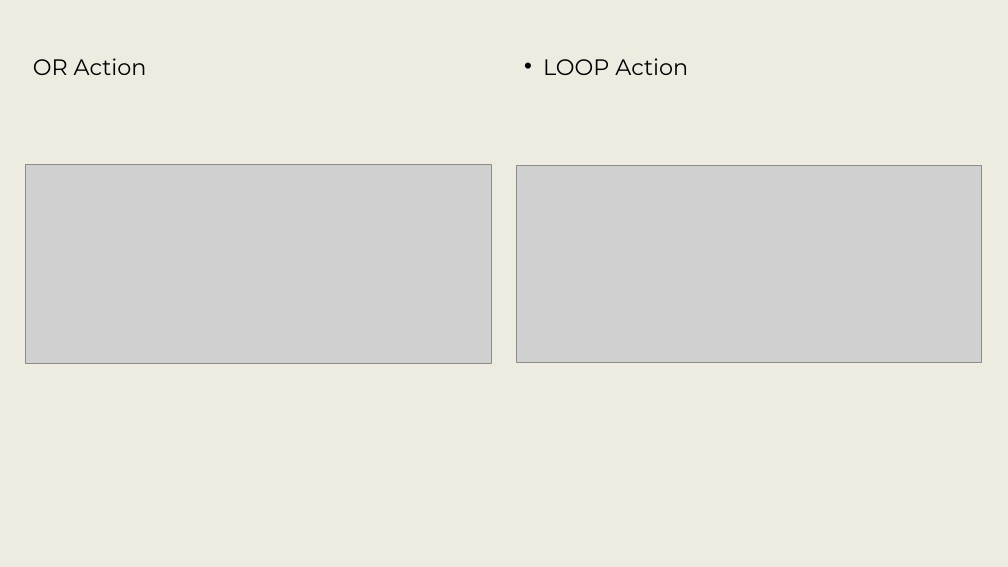
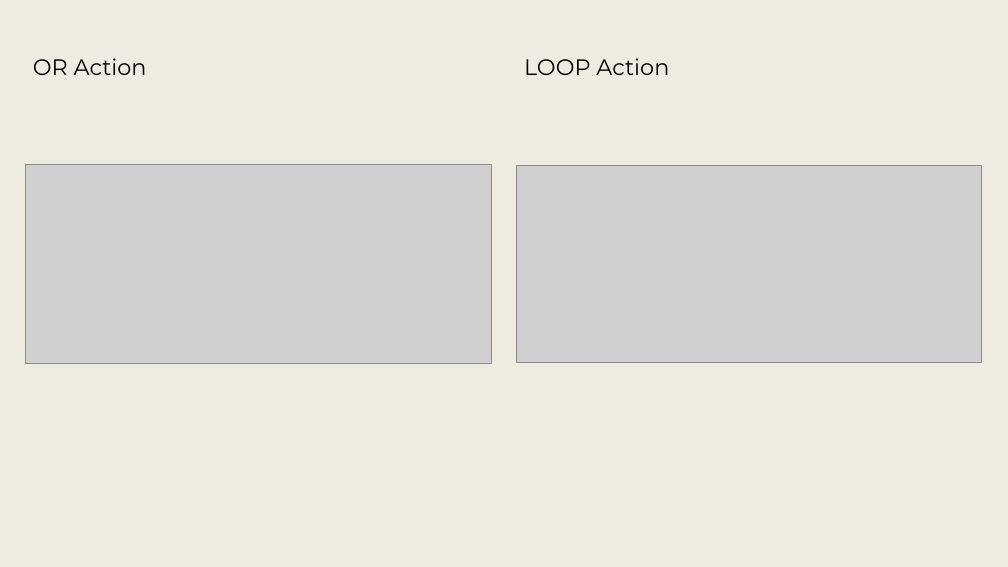
Before and after one commit to srudder16/Lifecycle_Modeling, a slide deck: slide 110 of 2025_WSRC/2026 WSRC Tutorial - 1.pptx (slide 114 before the commit). Drawn at 1008x567 pixels with LibreOffice and Linux fonts; fonts in the diff are those of the drawing; grey boxes stand for pictures; background and template pictures are left out. Boxes give left, top, right and bottom in pixels: in the first picture for what was removed or moved away, otherwise in the second. Text is boxed around its words. In the diff, an @@ line names an element or a change of style, - is before the commit and + after.

```diff
--- a/2025_WSRC/2026 WSRC Tutorial - 1.pptx
+++ b/2025_WSRC/2026 WSRC Tutorial - 1.pptx
@@ text "LOOP Action" at box(524, 58, 669, 75): bullet • to none @@
```
Also in this commit, not shown: 10 other slides changed, 2 slides added, 6 slides removed, 3 other files.
